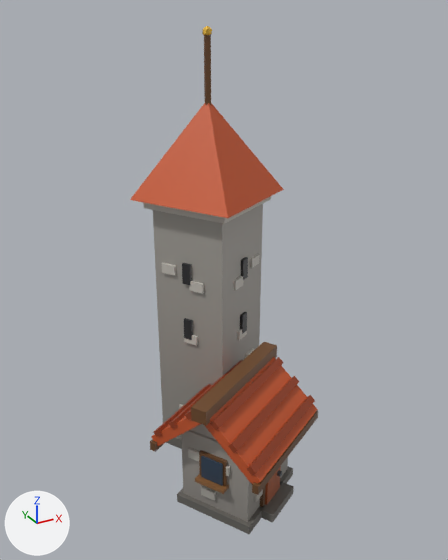
The glTF model art/models/building_23.glb: old version first, new version second.
Camera for both pictures: a camera (50 mm lens) standing at (-0.869, -1.626, 1.484) and looking at (-0.014, -0.071, 0.707). The axes (+X, +Y, +Z) are drawn at lower left. The lights are the same throughout. The older version comes first. Vertices at exactly the same position are counted once.

Names of what the first picture shows: 'building_23'.
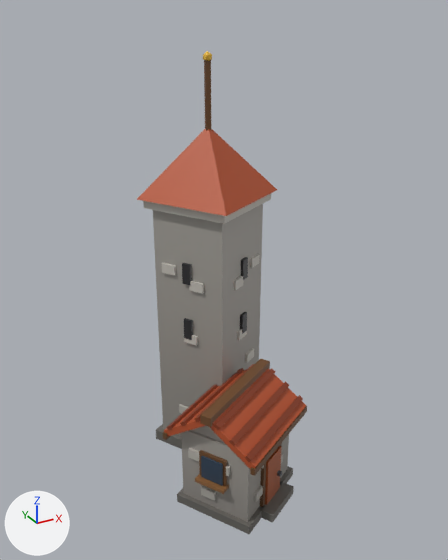
The change, as a list of edits to the scene's bpy script:
```text
Change me_building_23:
    used by ob_building_23; location = (0.0, 0.0, 0.0)
    remove me_building_23.from_pydata(...)  # 383 vertices, 574 faces; spans x -0.318..0.275, y -0.478..0.355, z 0.0..1.436
    add me_building_23.from_pydata(...)  # 383 vertices, 574 faces; spans x -0.278..0.255, y -0.439..0.335, z 0.0..1.366
    me_building_23 part 1: the loose piece of 5 vertices spanning x -0.217..0.275, y -0.137..0.355, z 0.93..1.23 is scaled about its middle by (0.917, 0.917, 0.733), then moved by (0.0, 0.0, -0.04)
    me_building_23 part 2: the loose piece of 8 vertices spanning x 0.019..0.04, y 0.099..0.12, z 1.2..1.42 is moved by (0.0, 0.0, -0.07)
    me_building_23 part 3: the loose piece of 12 vertices spanning x 0.015..0.044, y 0.095..0.123, z 1.404..1.436 is moved by (0.0, 0.0, -0.07)
    me_building_23 part 4: 90 of 383 vertices moved; they spanned x -0.318..0.236, y -0.478..0.061, z 0.226..0.451 and now span x -0.278..0.196, y -0.439..0.022, z 0.259..0.405; mean shift (0.0, 0.0, -0.004); largest move (-0.219, -0.34, 0.451) -> (-0.193, -0.316, 0.405)
    me_building_23 part 5: 76 kept faces spanning x -0.273..0.255, y -0.436..0.335, z 0.268..1.15 get new vertex colours; the middle colour goes from brown #923c1d to brown #85381c
```

Changed parts and their boxes [x1, y1, x2, y2] in the pictures (448 x 560 px; the box of a moved part takes in the faces that stretch with it):
'building_23', reshaped (10% narrower)
    before: [130, 26, 318, 534]
    after: [137, 51, 307, 534]
part 1 of me_building_23, moved or reshaped
    before: [130, 103, 284, 218]
    after: [137, 128, 277, 216]
part 2 of me_building_23, moved or reshaped
    before: [204, 34, 211, 105]
    after: [204, 60, 211, 131]
part 3 of me_building_23, moved or reshaped
    before: [202, 26, 212, 35]
    after: [203, 51, 212, 61]
part 4 of me_building_23, moved or reshaped
    before: [150, 342, 318, 495]
    after: [163, 359, 307, 476]
part 5 of me_building_23, recoloured
    before: [130, 103, 315, 484]
    after: [137, 128, 303, 470]
